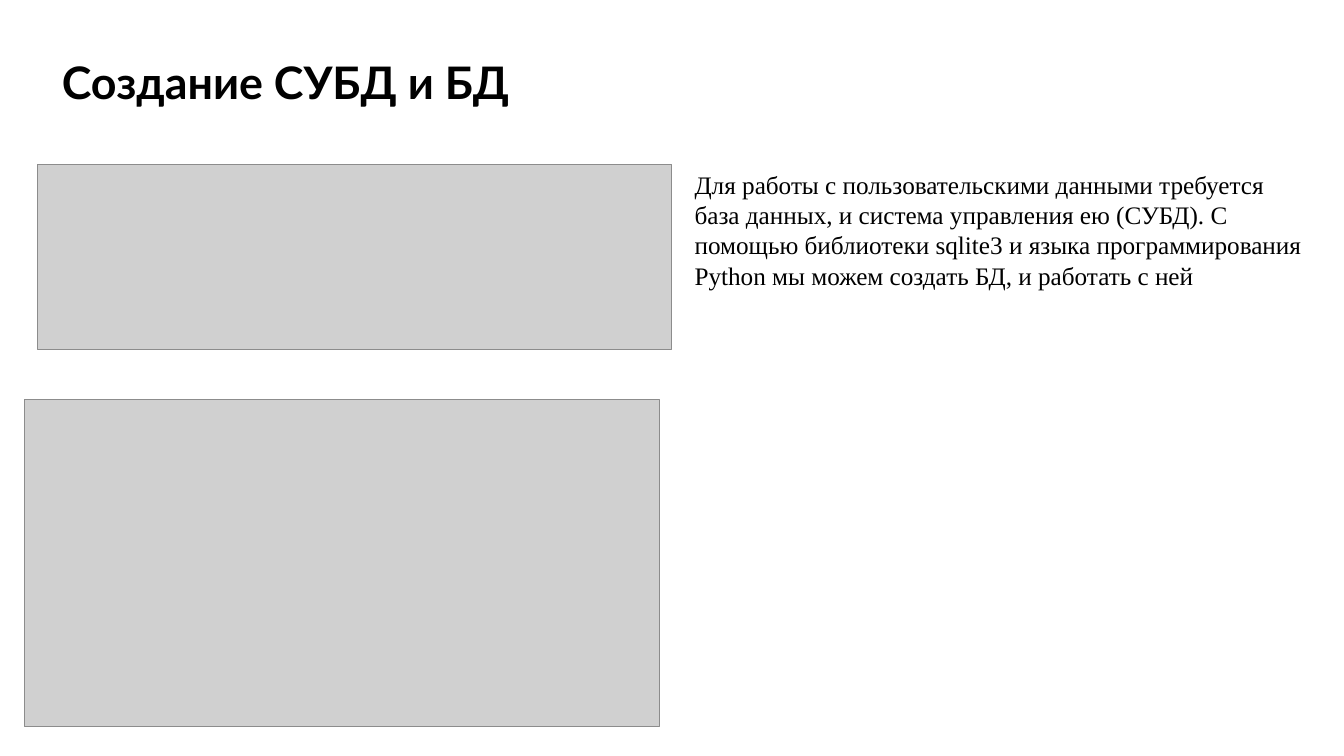
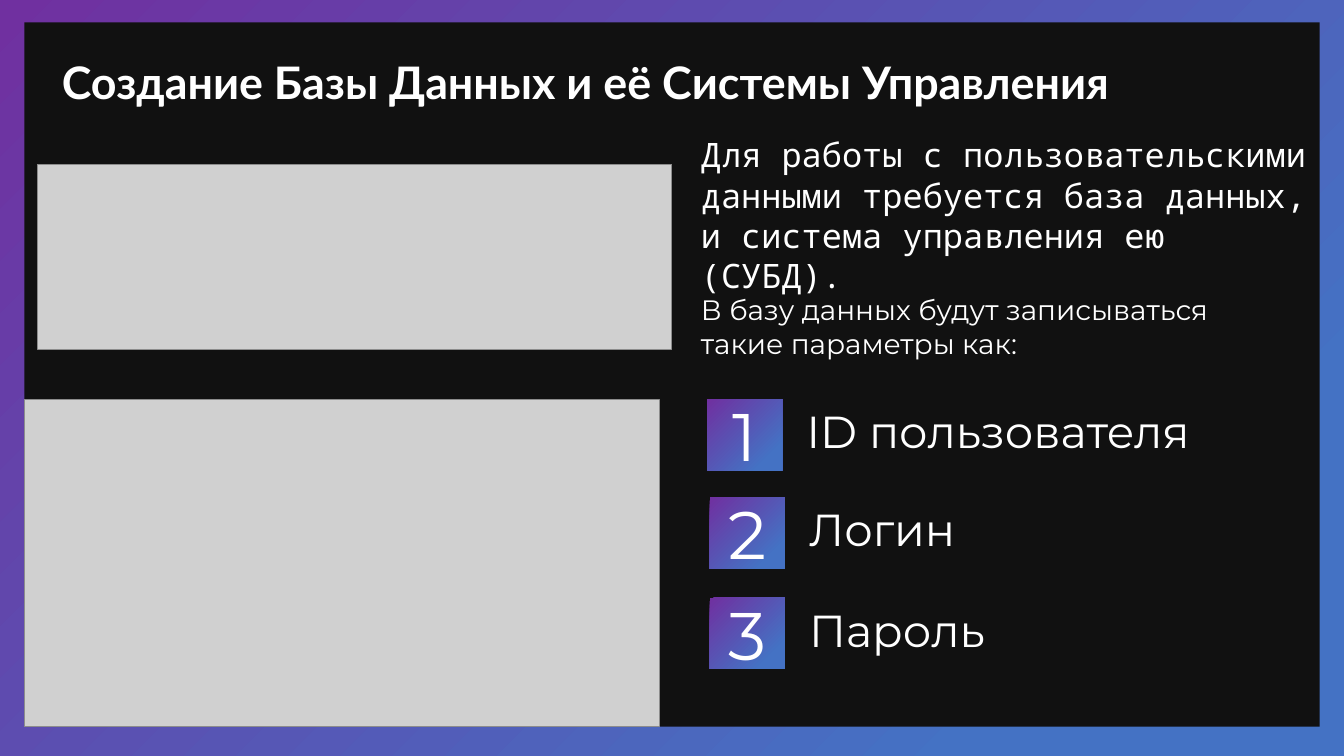
Before and after one commit to FFlop235/School_Project, a slide deck: slide 18 of Анализ оценок из Сетевого Города.pptx. Drawn at 1344x756 pixels with LibreOffice and Linux fonts; fonts in the diff are those of the drawing; grey boxes stand for pictures. Boxes give left, top, right and bottom in pixels: in the first picture for what was removed or moved away, otherwise in the second. Text is boxed around its words. In the diff, an @@ line names an element or a change of style, - is before the commit and + after.

```diff
--- a/Анализ оценок из Сетевого Города.pptx
+++ b/Анализ оценок из Сетевого Города.pptx
@@ background #FFFFFF to gradient #7030A0 to #4472C4 @@
@@ rectangle added at box(24, 22, 1320, 727), fill #111111 @@
@@ text at box(62, 66, 1109, 107): text changed; text colour #000000 to #FFFFFF @@
-Создание СУБД и БД
+Создание Базы Данных и её Системы Управления
@@ text at box(701, 141, 1306, 257): text changed; size 18 to 24 pt; font Times New Roman to Noto Sans Mono; text colour #000000 to #FFFFFF @@
-Для работы с пользовательскими данными требуется база данных, и система управления ею (СУБД). С помощью библиотеки sqlite3 и языка программирования Python мы можем создать БД, и работать с ней
+Для работы с пользовательскими данными требуется база данных, и система управления ею (СУБД).
@@ text added at box(701, 292, 1208, 360), 20 pt, text #FFFFFF @@
+В базу данных будут записываться такие параметры как:
@@ rectangle added at box(708, 399, 783, 471), fill gradient #7030A0 to #4472C4, 48 pt, text #FFFFFF @@
+1
@@ text added at box(807, 416, 1190, 449), 32 pt, text #FFFFFF @@
+ID пользователя
@@ rectangle added at box(710, 497, 785, 569), fill gradient #7030A0 to #4472C4, 48 pt, text #FFFFFF @@
+2
@@ text added at box(809, 514, 955, 547), 32 pt, text #FFFFFF @@
+Логин
@@ rectangle added at box(710, 598, 785, 669), fill gradient #7030A0 to #4472C4, 48 pt, text #FFFFFF @@
+3
@@ text added at box(809, 615, 985, 656), 32 pt, text #FFFFFF @@
+Пароль
```
Also in this commit, not shown: 8 other slides changed, 4 slides added, 4 slides removed, 5 other files.
